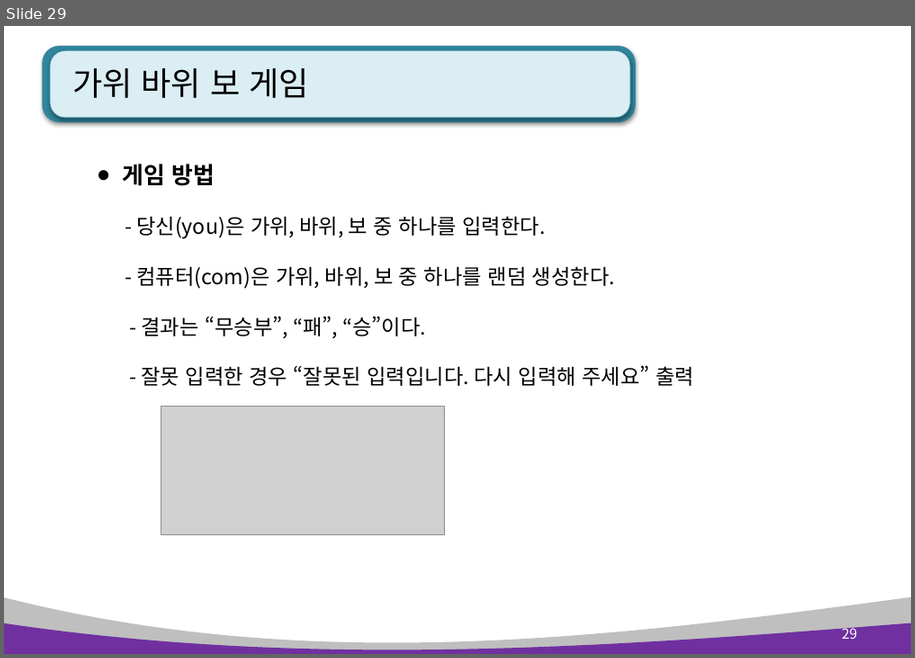
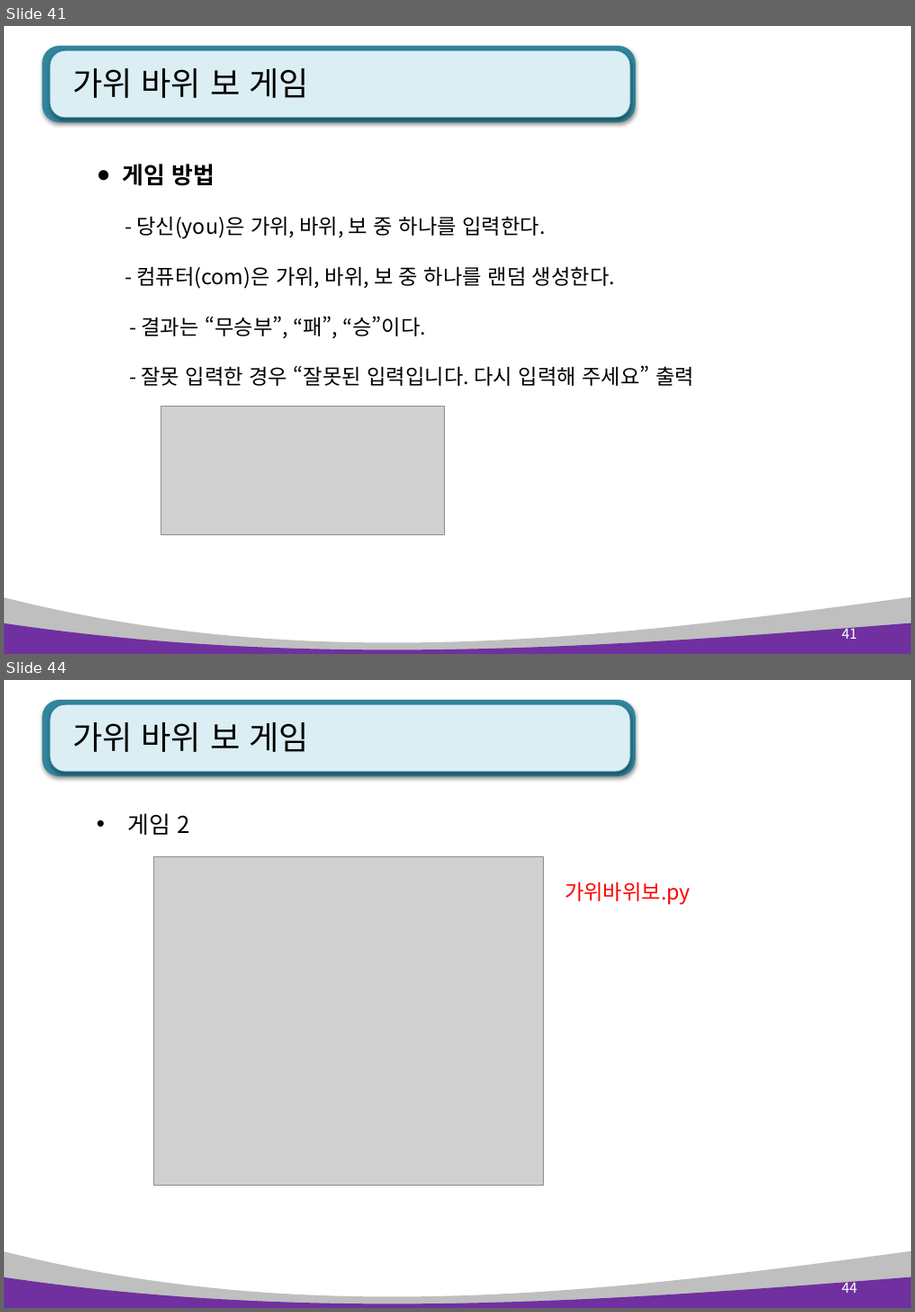
Before and after one commit to pshho/ngreen_project, a slide deck: pyWorks/자료/python_ppt/Python 6장. 모듈 .pptx. Shown one above the other, each under a label of ours: slide 29 before the commit, slides 41 and 44 after it; the slides between them are not shown. The pictures are 915x658 and 915x1312 pixels, drawn with LibreOffice and Linux fonts; fonts in the diff are those of the drawing; grey boxes stand for pictures. Boxes give left, top, right and bottom in pixels: in the first picture for what was removed or moved away, otherwise in the second. Text is boxed around its words. In the diff, an @@ line names an element or a change of style, - is before the commit and + after.

```diff
--- a/pyWorks/자료/python_ppt/Python 6장. 모듈 .pptx
+++ b/pyWorks/자료/python_ppt/Python 6장. 모듈 .pptx
@@ slide 44 added at (4,680,911,1308), background #FFFFFF; not listed: 4 template elements that a slide beside it also shows @@
@@ title added at (72,722,310,752), 28 pt, text #000000 @@
+가위 바위 보 게임
@@ text added at (128,813,190,835), 20 pt, text #000000 @@
+• 게임 2
@@ picture added at (154,857,543,1185) @@
@@ text added at (565,882,691,905), 18 pt, text #FF0000 @@
+가위바위보.py
@@ page number added at (842,1279,857,1293), 12 pt, text #FFFFFF @@
+44
@@ what was slide 29 is now slide 41 @@
@@ page number at (842,625,857,639): text changed @@
-29
+41
```
Also in this commit, not shown: 2 slides changed, 1 other slide added, 36 other files.
